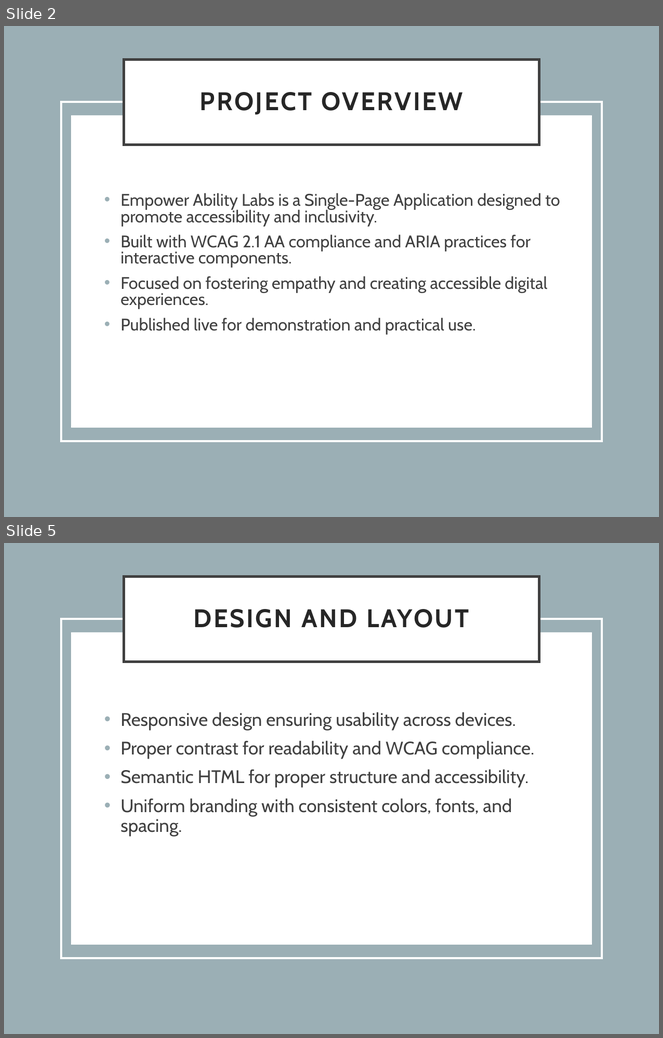
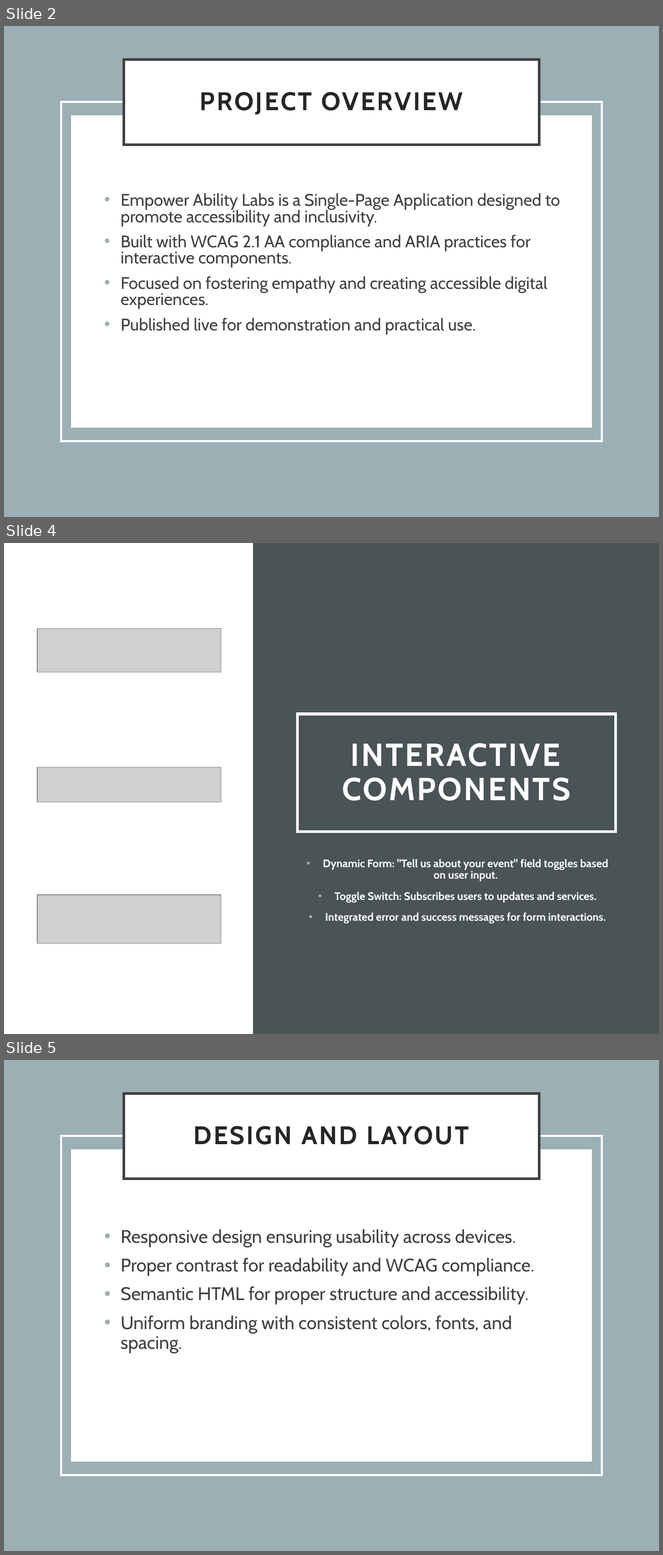
Before and after one commit to bhun0002/CST8914_GRP_SPA, a slide deck: Group_3_Final_PPT.pptx. Shown one above the other, each under a label of ours: slides 2 and 5 before the commit, slides 2, 4 and 5 after it; the slides between them are not shown. The pictures are 663x1038 and 663x1555 pixels, drawn with LibreOffice and Linux fonts; fonts in the diff are those of the drawing; grey boxes stand for pictures. Boxes give left, top, right and bottom in pixels: in the first picture for what was removed or moved away, otherwise in the second. Text is boxed around its words. In the diff, an @@ line names an element or a change of style, - is before the commit and + after.

```diff
--- a/Group_3_Final_PPT.pptx
+++ b/Group_3_Final_PPT.pptx
@@ slide 4 added at box(4, 543, 659, 1034), background #9BAFB5 @@
@@ rectangle added at box(4, 543, 253, 1034), fill #FFFFFF @@
@@ rectangle added at box(253, 543, 659, 1034), fill #4A5356 @@
@@ picture added at box(37, 629, 221, 672) @@
@@ title added at box(297, 714, 616, 832), outline #FFFFFF 3 pt, 35 pt, text #FFFFFF, bold @@
+INTERACTIVE COMPONENTS
@@ picture added at box(37, 768, 221, 802) @@
@@ subtitle added at box(323, 859, 608, 924), 12 pt, text #FFFFFF, bold @@
+• Dynamic Form: "Tell us about your event" field toggles based on user input.
+• Toggle Switch: Subscribes users to updates and services.
+• Integrated error and success messages for form interactions.
@@ picture added at box(37, 895, 221, 943) @@
```
Also in this commit, not shown: 2 slides changed, 1 slide removed.
